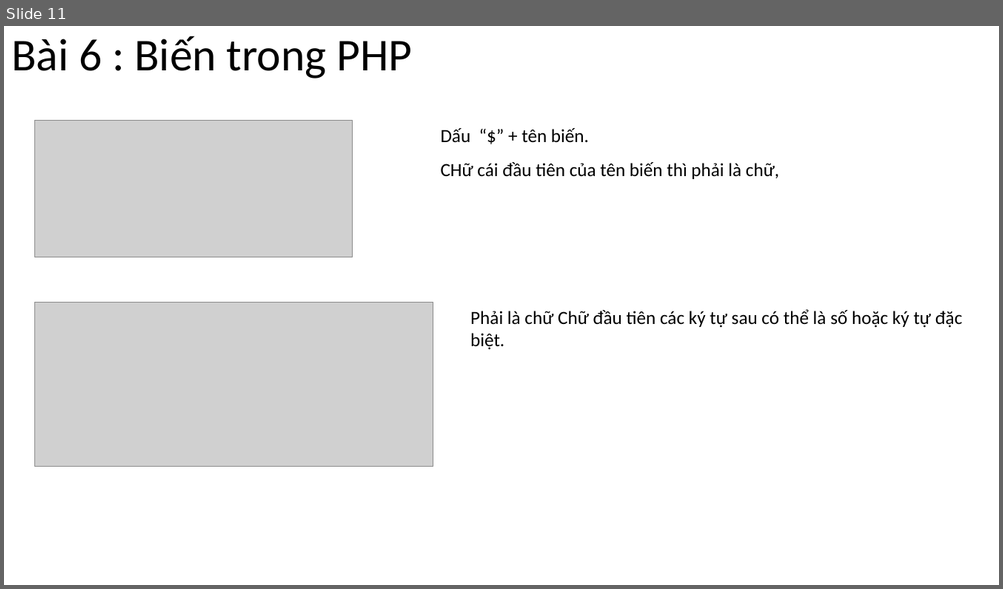
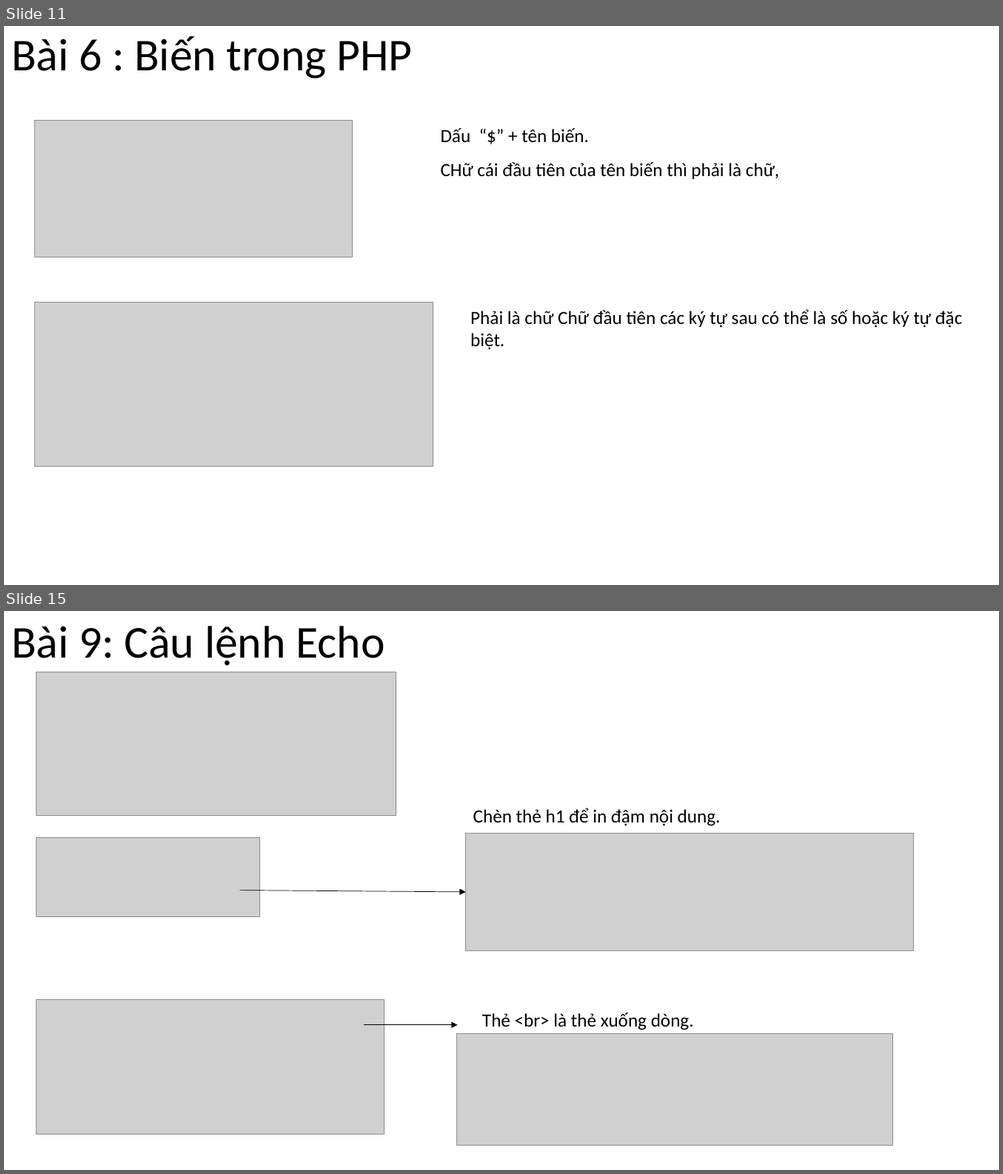
Before and after one commit to DangVanDoan05/LapTrinhWebPHP, a slide deck: Các khái niệm cơ bản của PHP.pptx. Shown one above the other, each under a label of ours: slide 11 before the commit, slides 11 and 15 after it; the slides between them are not shown. The pictures are 1003x589 and 1003x1174 pixels, drawn with LibreOffice and Linux fonts; fonts in the diff are those of the drawing; grey boxes stand for pictures. Boxes give left, top, right and bottom in pixels: in the first picture for what was removed or moved away, otherwise in the second. Text is boxed around its words. In the diff, an @@ line names an element or a change of style, - is before the commit and + after.

```diff
--- a/Các khái niệm cơ bản của PHP.pptx
+++ b/Các khái niệm cơ bản của PHP.pptx
@@ slide 15 added at box(4, 611, 999, 1170), background #FFFFFF @@
@@ title added at box(11, 626, 384, 666), 44 pt, text #000000 @@
+Bài 9: Câu lệnh Echo
@@ picture added at box(36, 672, 395, 816) @@
@@ text added at box(473, 808, 720, 826), 18 pt, text #000000 @@
+Chèn thẻ h1 để in đậm nội dung.
@@ picture added at box(36, 838, 259, 917) @@
@@ picture added at box(466, 833, 913, 951) @@
@@ arrow added from (240, 891) to (466, 892), #000000 0.5 pt @@
@@ picture added at box(36, 999, 384, 1135) @@
@@ arrow added from (364, 1025) to (458, 1025), #000000 0.5 pt @@
@@ text added at box(482, 1013, 694, 1031), 18 pt, text #000000 @@
+Thẻ <br> là thẻ xuống dòng.
@@ picture added at box(456, 1034, 892, 1145) @@
```
Also in this commit, not shown: 2 slides changed, 8 other slides added.
